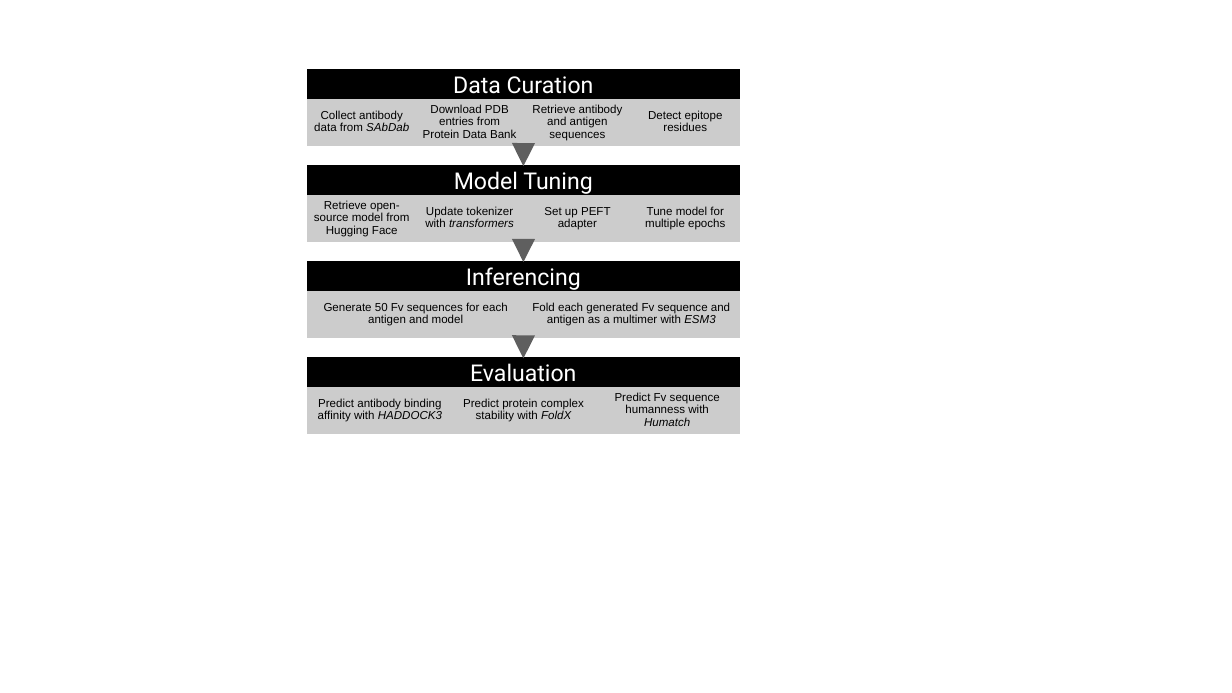
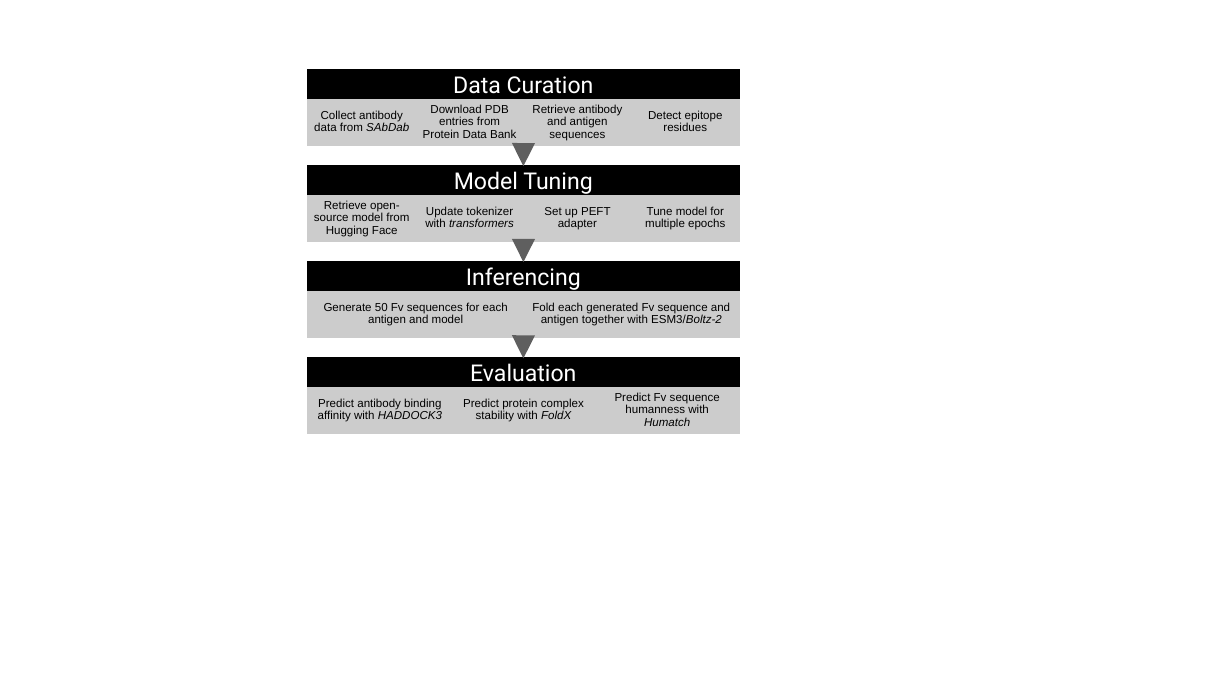
Before and after one commit to silicobio/peleke, a slide deck: slide 2 of paper/workflow.pptx. Drawn at 1232x693 pixels with LibreOffice and Linux fonts; fonts in the diff are those of the drawing. Boxes give left, top, right and bottom in pixels: in the first picture for what was removed or moved away, otherwise in the second. Text is boxed around its words. In the diff, an @@ line names an element or a change of style, - is before the commit and + after.

Commit message:
Update workflow to show Boltz-2

```diff
--- a/paper/workflow.pptx
+++ b/paper/workflow.pptx
@@ text in freeform shape at bbox=[532, 302, 730, 326]: text changed @@
-Fold each generated Fv sequence and antigen as a multimer with ESM3
+Fold each generated Fv sequence and antigen together with ESM3/Boltz-2
```
Also in this commit, not shown: 2 other files.
